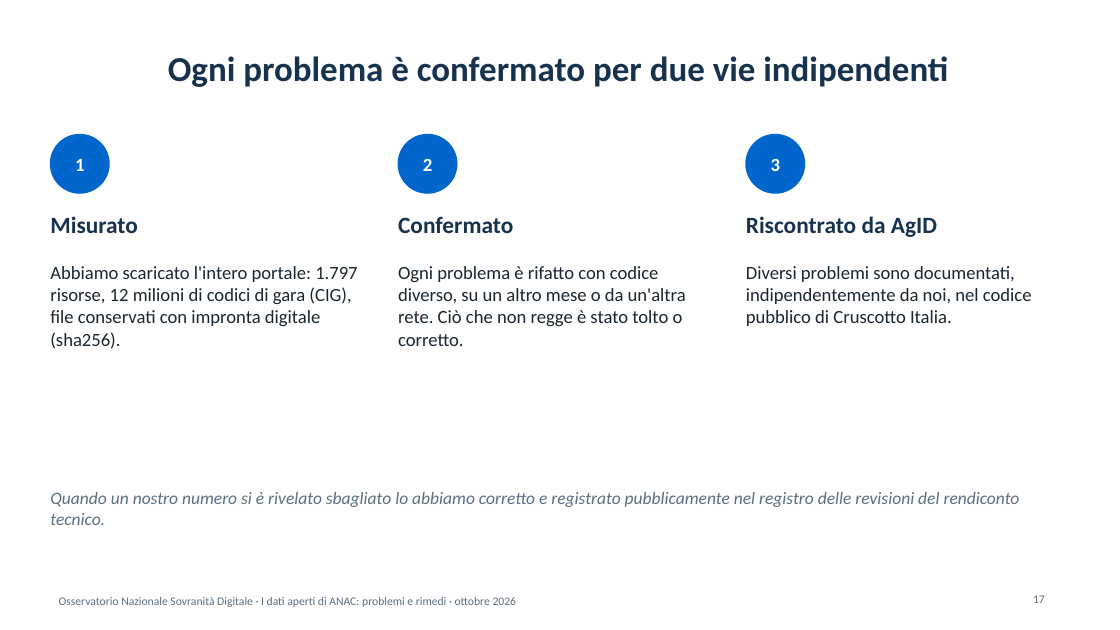
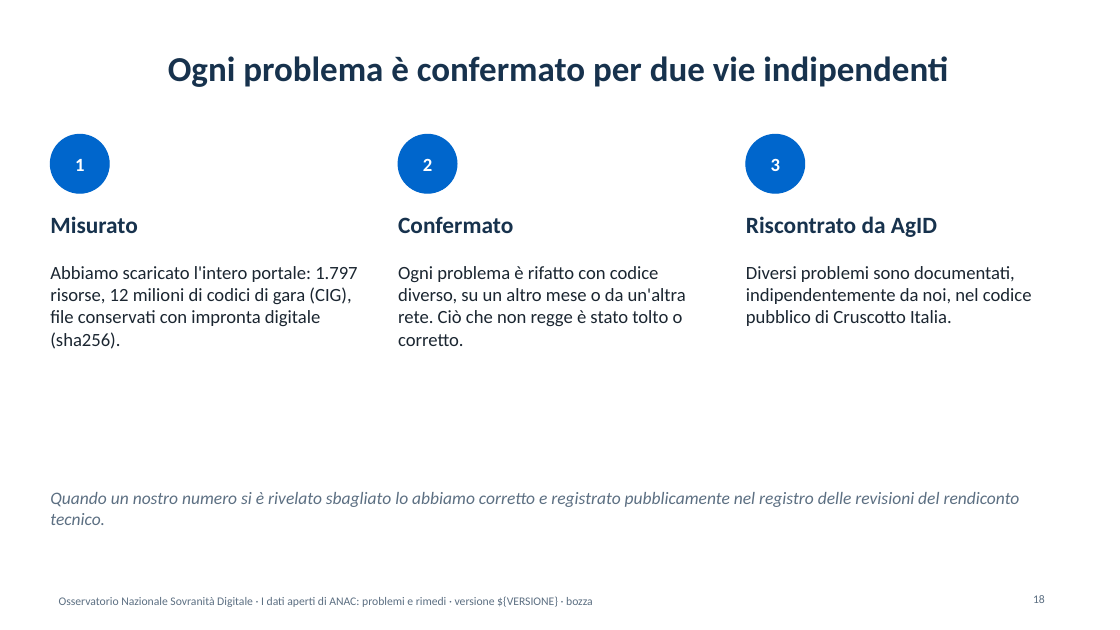
Before and after one commit to mxmap-it/analisi-spesa-ict, a slide deck: slide 18 of report/anac/presentazione-anac-2026-10.pptx (slide 17 before the commit). Drawn at 1120x630 pixels with LibreOffice and Linux fonts; fonts in the diff are those of the drawing. Boxes give left, top, right and bottom in pixels: in the first picture for what was removed or moved away, otherwise in the second. Text is boxed around its words. In the diff, an @@ line names an element or a change of style, - is before the commit and + after.

```diff
--- a/report/anac/presentazione-anac-2026-10.pptx
+++ b/report/anac/presentazione-anac-2026-10.pptx
@@ text at <box>59,596,593,607</box>: text changed @@
-Osservatorio Nazionale Sovranità Digitale · I dati aperti di ANAC: problemi e rimedi · ottobre 2026
+Osservatorio Nazionale Sovranità Digitale · I dati aperti di ANAC: problemi e rimedi · versione ${VERSIONE} · bozza
@@ page number at <box>1033,595,1045,603</box>: text changed @@
-17
+18
```
Also in this commit, not shown: 18 other slides changed, 1 slide added, 21 other files.
